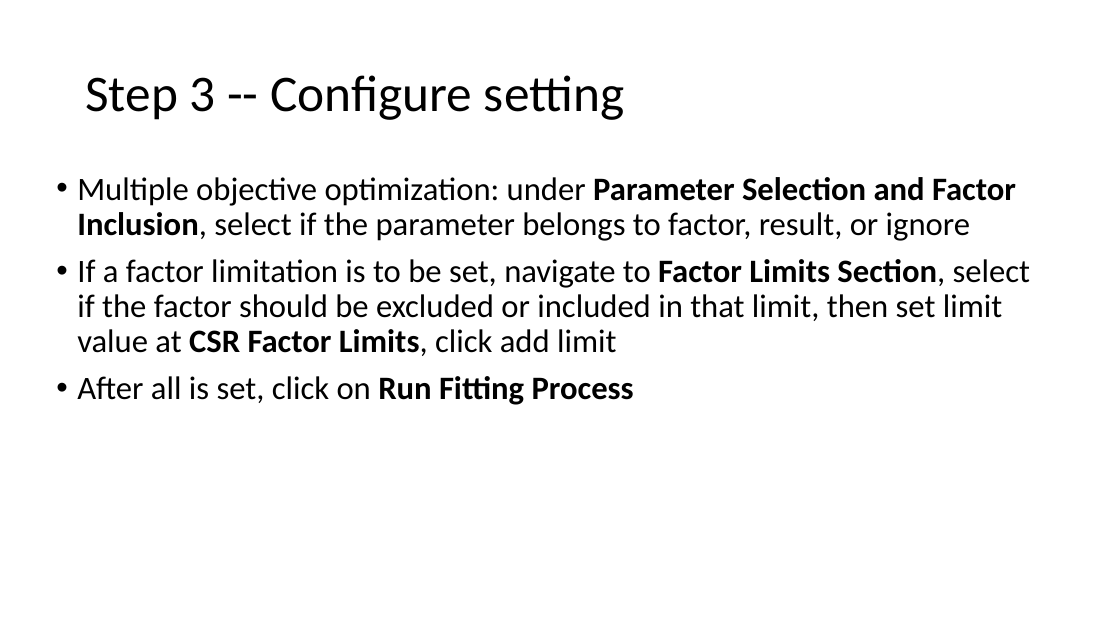
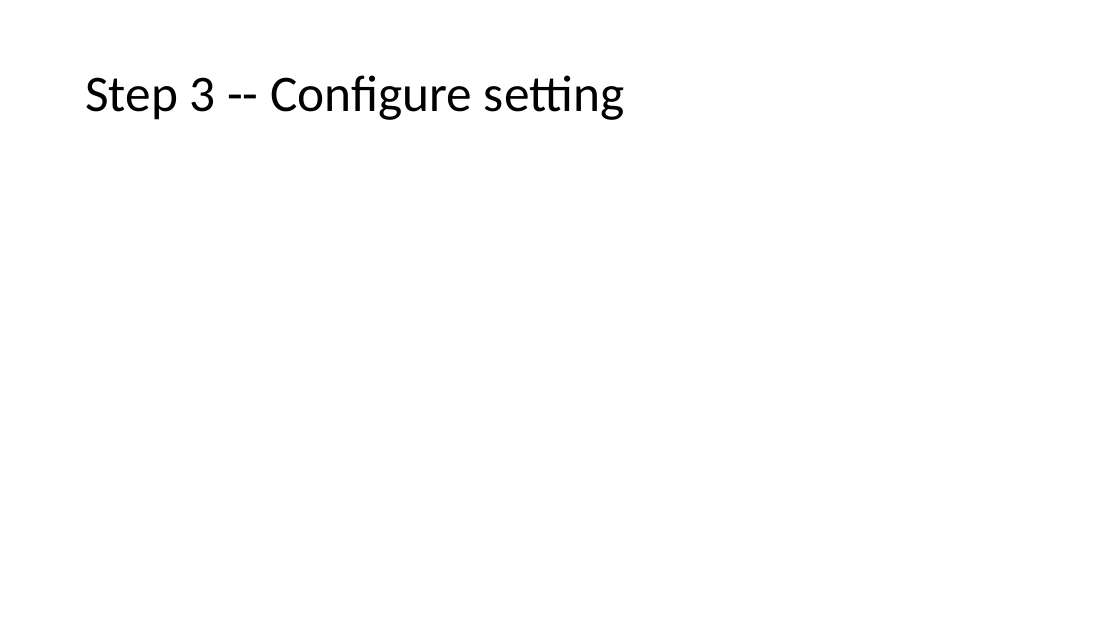
Before and after one commit to cuzno200161/CSR-software, a slide deck: slide 11 of CSR APP Instruction.pptx. Drawn at 1120x630 pixels with LibreOffice and Linux fonts; fonts in the diff are those of the drawing; grey boxes stand for pictures. Boxes give left, top, right and bottom in pixels: in the first picture for what was removed or moved away, otherwise in the second. Text is boxed around its words. In the diff, an @@ line names an element or a change of style, - is before the commit and + after.

```diff
--- a/CSR APP Instruction.pptx
+++ b/CSR APP Instruction.pptx
@@ text removed at [77,177,1030,405] @@
-• Multiple objective optimization: under Parameter Selection and Factor Inclusion, select if the parameter belongs to factor, result, or ignore
-• If a factor limitation is to be set, navigate to Factor Limits Section, select if the factor should be excluded or included in that limit, then set limit value at CSR Factor Limits, click add limit
-• After all is set, click on Run Fitting Process
```
Also in this commit, not shown: 7 other slides changed, 2 other files.
